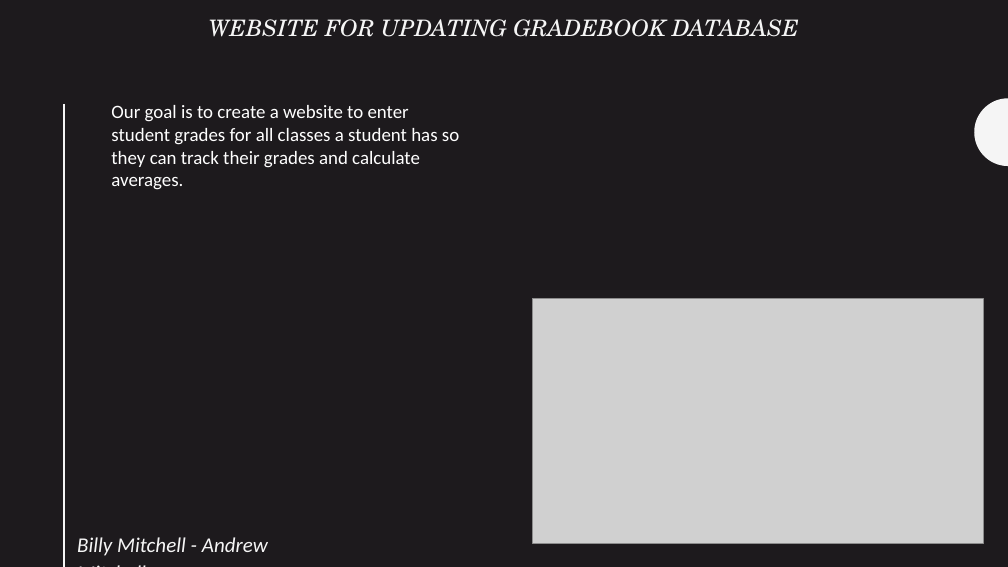
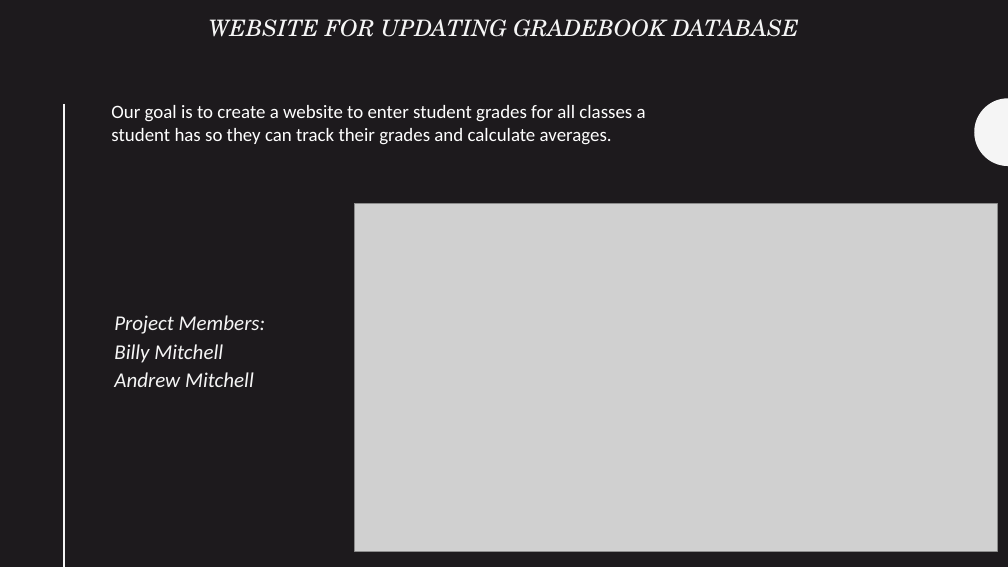
Before and after one commit to ksu-is/Front-end-project, a slide deck: slide 1 of PP.pptx. Drawn at 1008x567 pixels with LibreOffice and Linux fonts; fonts in the diff are those of the drawing; grey boxes stand for pictures. Boxes give left, top, right and bottom in pixels: in the first picture for what was removed or moved away, otherwise in the second. Text is boxed around its words. In the diff, an @@ line names an element or a change of style, - is before the commit and + after.

```diff
--- a/PP.pptx
+++ b/PP.pptx
@@ text "Our goal is to create ..." rewrapped from [111,105,459,190] to [111,105,646,145] @@
@@ picture: place and size @@
-picture at [532,299,984,543]
+picture at [355,203,997,551]
@@ subtitle at [114,315,265,387]: text changed @@
-Billy Mitchell - Andrew Mitchell
+Project Members:
+Billy Mitchell
+Andrew Mitchell
```
